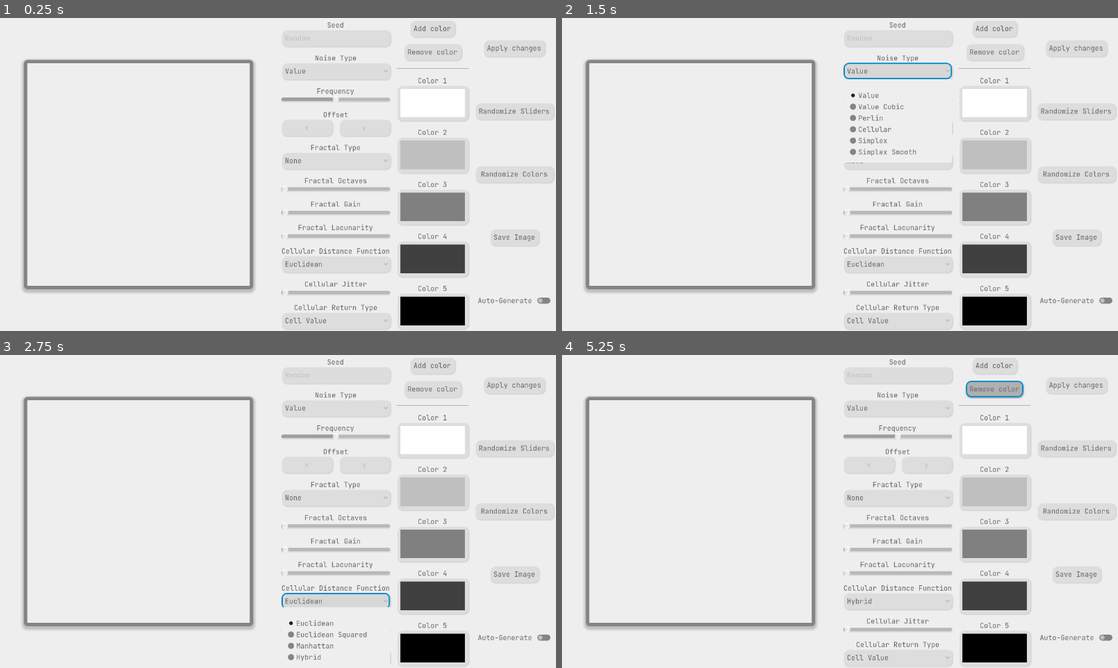
Above: before the commit, frames 1-4 (two rows, left to right).
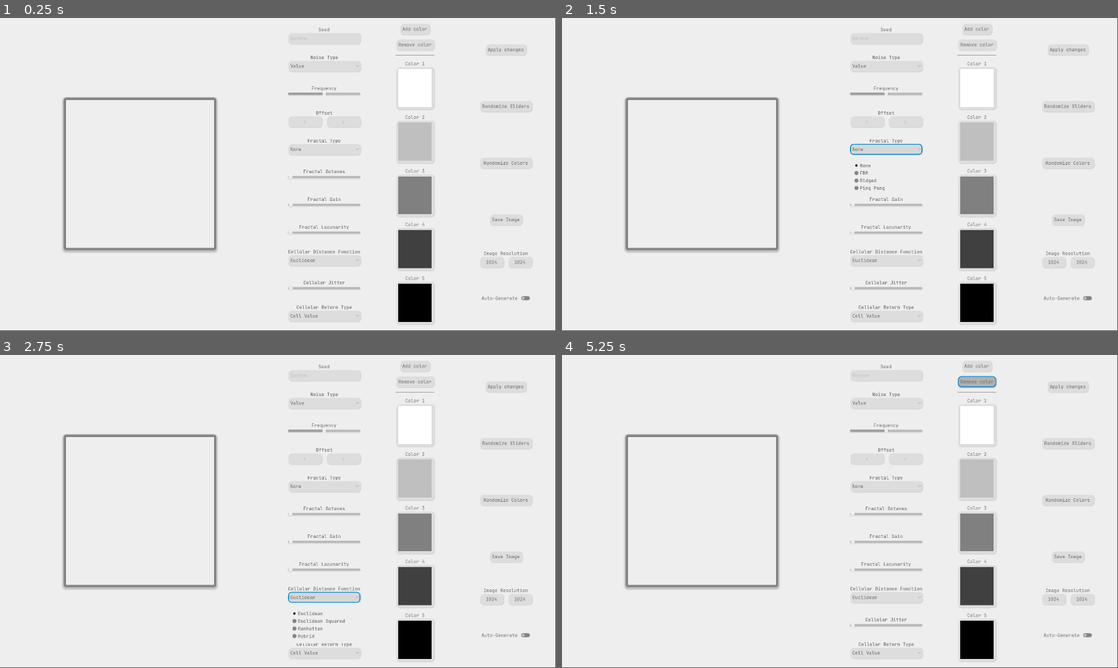
Above: after the commit, the same moments.

Repository: kobeDevStuff/Noise-Generator
Game: Godot game, scene res://scenes/noisegen.tscn
The game is run twice, just before and just after one commit, with the same random seed, the same clock (stepped at 60 frames per second) and the same inputs.
Inputs:
- Up to frame 1 (0.25 s): no input
- Up to frame 2 (1.5 s): click "Value" at 0.5 s; click "None" at 1.25 s
- Up to frame 3 (2.75 s): click "Euclidean" at 2 s
- Up to frame 4 (5.25 s): click "Cell Value" at 2.75 s; click "Hybrid" (after the commit: "Euclidean") at 3.5 s; click "Add color" at 4.25 s; click "Remove color" at 5 s
In our replay, the window is 800x450 before the commit and 799x449 after it. These sizes can differ from the game's own. Grey fills any space a smaller window leaves; there, only what the larger window draws over its background counts as a difference.

The runs differ from the first frame. In frame 1, 12% of the frame differs, in the area x 4-99%, y 1-99%; in frame 2, 12%; in frame 3, 12%; in frame 4, 12%.

Commit message:
Add image resolution modifier

Diff:
--- a/project.godot
+++ b/project.godot
@@ -25,8 +25,8 @@
 
 [display]
 
-window/size/viewport_width=1280
-window/size/viewport_height=720
+window/size/viewport_width=1920
+window/size/viewport_height=1080
 window/stretch/aspect="expand"
 window/vsync/vsync_mode=0
 
--- a/scenes/noisegen.tscn
+++ b/scenes/noisegen.tscn
@@ -1,8 +1,9 @@
-[gd_scene load_steps=5 format=3 uid="uid://bdttbi1kldvv5"]
+[gd_scene load_steps=6 format=3 uid="uid://bdttbi1kldvv5"]
 
 [ext_resource type="Script" uid="uid://dwwqqrjvysih3" path="res://scripts/noisegenerator.gd" id="1_m6oa7"]
 [ext_resource type="Theme" uid="uid://jie24re78fkg" path="res://resources/theme.tres" id="2_4egp4"]
 [ext_resource type="PackedScene" uid="uid://bltoyb1hyc3el" path="res://scenes/color picker.tscn" id="2_6r0l5"]
+[ext_resource type="Texture2D" uid="uid://brahhnlventgu" path="res://resources/cog.png" id="5_7ce7d"]
 [ext_resource type="Texture2D" uid="uid://bq2mwsdy3rh7a" path="res://resources/Folder-1.png" id="5_i8ghl"]
 
 [node name="Node" type="Control"]
@@ -10,6 +11,10 @@
 anchors_preset = 15
 anchor_right = 1.0
 anchor_bottom = 1.0
+offset_left = 21.0
+offset_top = 19.0
+offset_right = -21.0
+offset_bottom = -21.0
 grow_horizontal = 2
 grow_vertical = 2
 script = ExtResource("1_m6oa7")
@@ -21,19 +26,17 @@
 anchors_preset = 15
 anchor_right = 1.0
 anchor_bottom = 1.0
-offset_left = 6.0
-offset_top = 5.0
-offset_right = -6.0
-offset_bottom = -5.0
 grow_horizontal = 2
 grow_vertical = 2
 theme = ExtResource("2_4egp4")
+theme_override_constants/separation = 24
 
 [node name="NoisePreview" type="PanelContainer" parent="HBoxContainer2"]
 custom_minimum_size = Vector2(512, 512)
 layout_mode = 2
 size_flags_horizontal = 6
 size_flags_vertical = 4
+tooltip_text = "Preview"
 
 [node name="img" type="TextureRect" parent="HBoxContainer2/NoisePreview"]
 layout_mode = 2
@@ -48,7 +51,7 @@
 
 [node name="Sliders" type="VBoxContainer" parent="HBoxContainer2/Controls"]
 layout_mode = 2
-size_flags_horizontal = 3
+size_flags_horizontal = 6
 size_flags_vertical = 3
 
 [node name="Seed" type="VBoxContainer" parent="HBoxContainer2/Controls/Sliders"]
@@ -342,7 +345,7 @@
 
 [node name="Colors" type="VBoxContainer" parent="HBoxContainer2/Controls"]
 layout_mode = 2
-size_flags_horizontal = 3
+size_flags_horizontal = 6
 size_flags_vertical = 3
 
 [node name="AddColor" type="Button" parent="HBoxContainer2/Controls/Colors"]
@@ -403,6 +406,7 @@
 
 [node name="VBoxContainer" type="VBoxContainer" parent="HBoxContainer2/Controls"]
 layout_mode = 2
+size_flags_horizontal = 6
 
 [node name="Apply" type="Button" parent="HBoxContainer2/Controls/VBoxContainer"]
 layout_mode = 2
@@ -436,6 +440,37 @@
 access = 2
 filters = PackedStringArray("*.png", "*.jpg")
 use_native_dialog = true
+
+[node name="VBoxContainer" type="VBoxContainer" parent="HBoxContainer2/Controls/VBoxContainer"]
+layout_mode = 2
+theme_override_constants/separation = 0
+
+[node name="Label" type="Label" parent="HBoxContainer2/Controls/VBoxContainer/VBoxContainer"]
+layout_mode = 2
+tooltip_text = "Resolution of your output image."
+text = "Image Resolution"
+horizontal_alignment = 1
+vertical_alignment = 2
+
+[node name="HBoxContainer2" type="HBoxContainer" parent="HBoxContainer2/Controls/VBoxContainer/VBoxContainer"]
+layout_mode = 2
+size_flags_vertical = 2
+
+[node name="imageX" type="LineEdit" parent="HBoxContainer2/Controls/VBoxContainer/VBoxContainer/HBoxContainer2"]
+layout_mode = 2
+size_flags_horizontal = 3
+tooltip_text = "Translate the noise input coordinates by the given Vector3."
+text = "1024"
+placeholder_text = "x"
+alignment = 1
+
+[node name="imageY" type="LineEdit" parent="HBoxContainer2/Controls/VBoxContainer/VBoxContainer/HBoxContainer2"]
+layout_mode = 2
+size_flags_horizontal = 3
+tooltip_text = "Translate the noise input coordinates by the given Vector3."
+text = "1024"
+placeholder_text = "y"
+alignment = 1
 
 [node name="CheckButton" type="CheckButton" parent="HBoxContainer2/Controls/VBoxContainer"]
 layout_mode = 2
@@ -497,12 +532,14 @@
 
 [node name="Label" type="Label" parent="HBoxContainer2/Controls/VBoxContainer/HBoxContainer/VBoxContainer"]
 layout_mode = 2
+size_flags_vertical = 10
 text = "Generate every:"
 horizontal_alignment = 1
 vertical_alignment = 2
 
 [node name="OptionButton" type="OptionButton" parent="HBoxContainer2/Controls/VBoxContainer/HBoxContainer/VBoxContainer"]
 layout_mode = 2
+size_flags_vertical = 2
 tooltip_text = "Duration between noise generations
 "
 selected = 1
@@ -526,18 +563,30 @@
 popup/item_8/text = "3 hours"
 popup/item_8/id = 10800
 
-[node name="TextureButton" type="TextureButton" parent="HBoxContainer2/Controls/VBoxContainer/HBoxContainer"]
-custom_minimum_size = Vector2(25, 25)
-layout_mode = 2
-size_flags_horizontal = 3
+[node name="VBoxContainer2" type="VBoxContainer" parent="HBoxContainer2/Controls/VBoxContainer/HBoxContainer"]
+layout_mode = 2
+
+[node name="folder" type="Button" parent="HBoxContainer2/Controls/VBoxContainer/HBoxContainer/VBoxContainer2"]
+custom_minimum_size = Vector2(50, 50)
+layout_mode = 2
+size_flags_horizontal = 3
+size_flags_vertical = 6
 tooltip_text = "Location you want the images to save to."
-texture_normal = ExtResource("5_i8ghl")
-texture_pressed = ExtResource("5_i8ghl")
-texture_hover = ExtResource("5_i8ghl")
-texture_disabled = ExtResource("5_i8ghl")
-texture_focused = ExtResource("5_i8ghl")
-ignore_texture_size = true
-stretch_mode = 5
+icon = ExtResource("5_i8ghl")
+flat = true
+icon_alignment = 1
+expand_icon = true
+
+[node name="cog" type="Button" parent="HBoxContainer2/Controls/VBoxContainer/HBoxContainer/VBoxContainer2"]
+custom_minimum_size = Vector2(50, 50)
+layout_mode = 2
+size_flags_horizontal = 3
+size_flags_vertical = 6
+tooltip_text = "Adjust auto-generation settings."
+icon = ExtResource("5_7ce7d")
+flat = true
+icon_alignment = 1
+expand_icon = true
 
 [connection signal="timeout" from="Timer" to="." method="_on_timer_timeout"]
 [connection signal="text_changed" from="HBoxContainer2/Controls/Sliders/Seed/Seed" to="." method="_on_seed_text_changed"]
@@ -567,13 +616,16 @@
 [connection signal="pressed" from="HBoxContainer2/Controls/VBoxContainer/RandomiseCol" to="." method="_on_randomise_col_pressed"]
 [connection signal="pressed" from="HBoxContainer2/Controls/VBoxContainer/Save" to="." method="_on_save_pressed"]
 [connection signal="file_selected" from="HBoxContainer2/Controls/VBoxContainer/Save/FileDialog" to="." method="_on_file_dialog_file_selected"]
+[connection signal="text_changed" from="HBoxContainer2/Controls/VBoxContainer/VBoxContainer/HBoxContainer2/imageX" to="." method="_on_image_x_text_changed"]
+[connection signal="text_changed" from="HBoxContainer2/Controls/VBoxContainer/VBoxContainer/HBoxContainer2/imageY" to="." method="_on_image_y_text_changed"]
 [connection signal="toggled" from="HBoxContainer2/Controls/VBoxContainer/CheckButton" to="." method="_on_check_button_toggled"]
 [connection signal="dir_selected" from="HBoxContainer2/Controls/VBoxContainer/CheckButton/FileDialog" to="." method="_on_file_dialog_dir_selected"]
 [connection signal="canceled" from="HBoxContainer2/Controls/VBoxContainer/CheckButton/ConfirmationDialog" to="." method="_on_confirmation_dialog_canceled"]
 [connection signal="confirmed" from="HBoxContainer2/Controls/VBoxContainer/CheckButton/ConfirmationDialog" to="." method="_on_confirmation_dialog_confirmed"]
 [connection signal="id_pressed" from="HBoxContainer2/Controls/VBoxContainer/CheckButton/PopupMenu" to="." method="_on_popup_menu_id_pressed"]
 [connection signal="item_selected" from="HBoxContainer2/Controls/VBoxContainer/HBoxContainer/VBoxContainer/OptionButton" to="." method="_on_option_button_item_selected"]
-[connection signal="pressed" from="HBoxContainer2/Controls/VBoxContainer/HBoxContainer/TextureButton" to="." method="_on_texture_button_pressed"]
+[connection signal="pressed" from="HBoxContainer2/Controls/VBoxContainer/HBoxContainer/VBoxContainer2/folder" to="." method="_on_texture_button_pressed"]
+[connection signal="pressed" from="HBoxContainer2/Controls/VBoxContainer/HBoxContainer/VBoxContainer2/cog" to="." method="_on_cog_pressed"]
 
 [editable path="HBoxContainer2/Controls/Colors/VBoxContainer"]
 [editable path="HBoxContainer2/Controls/Colors/VBoxContainer2"]
--- a/scripts/noisegenerator.gd
+++ b/scripts/noisegenerator.gd
@@ -626,4 +626,20 @@
 func _on_popup_menu_id_pressed(id: int) -> void:
 	max_photo_limit = id
 	SaveManager.save_prefs({"save-file": file_path, "auto-save-file": auto_file_path, "auto-save-time": auto_time, "max-photo-limit": max_photo_limit})
+
+func _on_cog_pressed() -> void:
+	popup_menu.popup_centered()
+
+func _on_image_x_text_changed(new_text: String) -> void:
+	if new_text.is_valid_int():
+		var i := new_text.to_int()
+		if i > 0 and i < 4096:
+			target_resolution.x = new_text.to_int()
+
+func _on_image_y_text_changed(new_text: String) -> void:
+	if new_text.is_valid_int():
+		var i := new_text.to_int()
+		if i > 0 and i < 4096:
+			target_resolution.x = new_text.to_int()
+
 #endregion
Binary file added: resources/cog.png
Not shown, added: resources/cog.png.import
Not shown, changed: NoiseGenerator.exe
